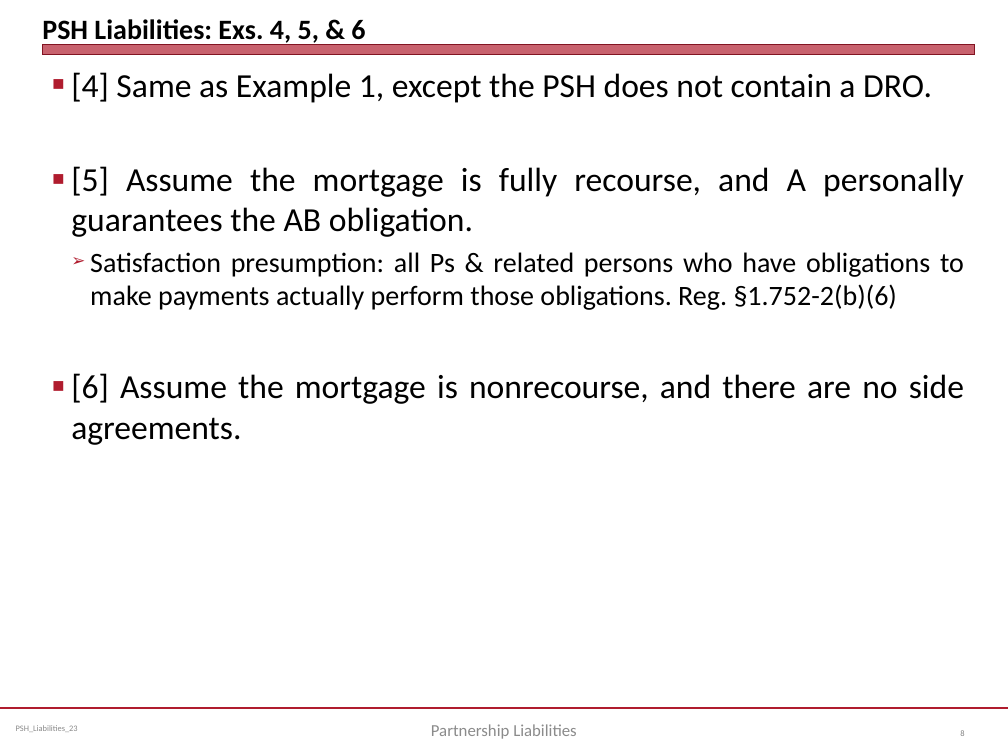
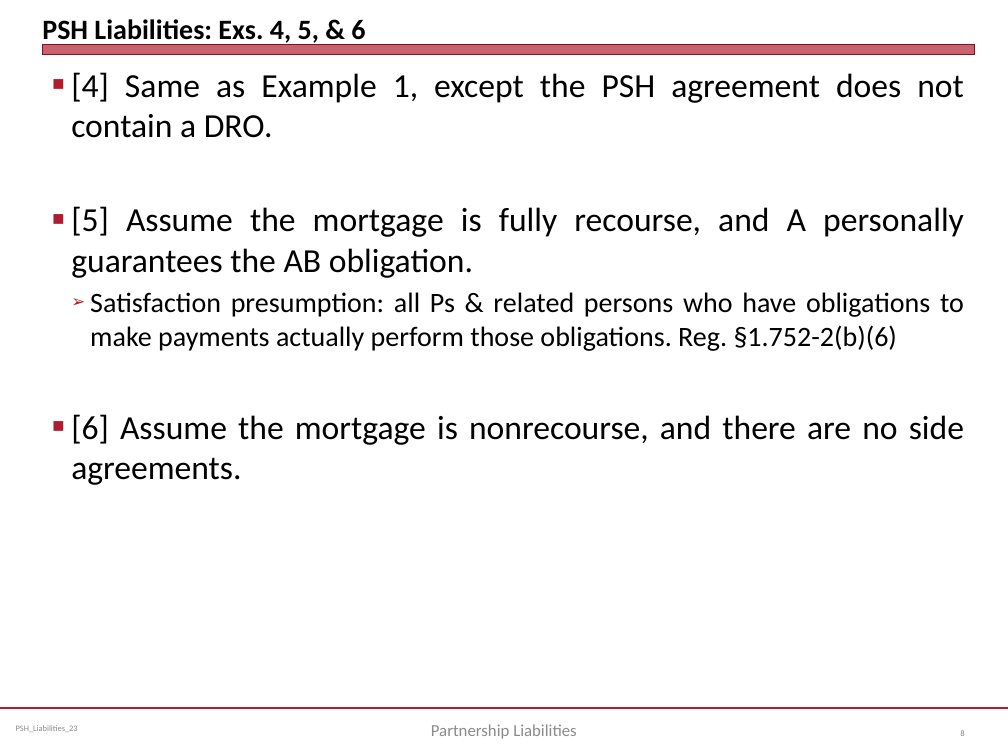
Before and after one commit to jmc877/Partnership-Tax, a slide deck: slide 8 of slides/PSH_Liabilities_23.pptx. Drawn at 1008x756 pixels with LibreOffice and Linux fonts; fonts in the diff are those of the drawing. Boxes give left, top, right and bottom in pixels: in the first picture for what was removed or moved away, otherwise in the second. Text is boxed around its words. In the diff, an @@ line names an element or a change of style, - is before the commit and + after.

```diff
--- a/slides/PSH_Liabilities_23.pptx
+++ b/slides/PSH_Liabilities_23.pptx
@@ text at [71,72,964,138]: text changed @@
-■ [4] Same as Example 1, except the PSH does not contain a DRO.
+■ [4] Same as Example 1, except the PSH agreement does not contain a DRO.
```
Also in this commit, not shown: 2 other slides changed, 2 other files.
